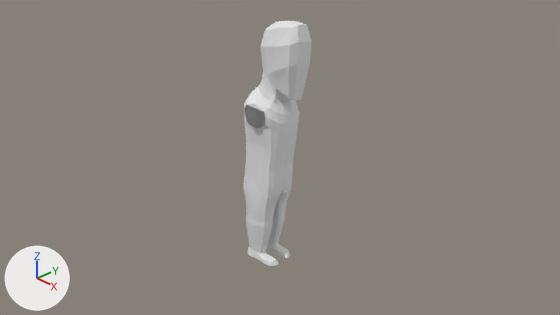
The Blender file PS1_Model/ps1_model.blend: old version first, new version second.
Rendered twice from the file's camera 'Camera'. Arrows for +X, +Y and +Z are at lower left; the lights stay in place.

In view in the first picture: 'Character'.
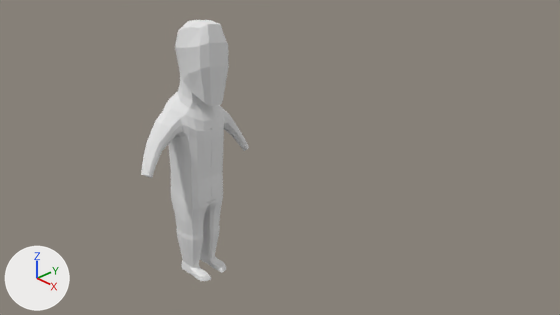
Diff of the bpy script that builds the scene:
```diff
--- a/PS1_Model/ps1_model.blend.py
+++ b/PS1_Model/ps1_model.blend.py
@@ me_cube @@
 # used by ob_character; location = (0.93, 2.17, 6.0); scale = (0.778, 0.778, 0.778)
-me_cube.from_pydata(...)  # 401 vertices, 374 faces; spans x -0.93..1.0, y 0.0..1.09, z -7.68..1.46
+me_cube.from_pydata(...)  # 437 vertices, 410 faces; spans x -0.93..1.0, y 0.0..2.48, z -7.68..1.46
+# me_cube part 1
+# 1 vertex moves from x -0.18, y 1.03, z -1.28 to x -0.18, y 1.15, z -1.23
+# 36 vertices are added at x -0.54..0.33, y 1.1..2.48, z -3.12..-1.49
+# 36 new faces join them
 me_cube.materials.append(mat_material)
@@ ob_character @@
 ob_character = bpy.data.objects.new('Character', me_cube)
-ob_character.location = (0.93, 2.17, 6.0)
+ob_character.location = (0.0, 0.0, 6.0)
 ob_character.scale = (0.778, 0.778, 0.778)
```

Boxes (x1, y1, x2, y2) around the edits, measured in the pictures (560 x 315 px):
'Character', reshaped, moved (58% wider, 7% taller)
    before: (244, 21, 312, 266)
    after: (141, 20, 249, 281)
part 1 of me_cube, built on
    before: (246, 98, 269, 112)
    after: (141, 103, 249, 178)
